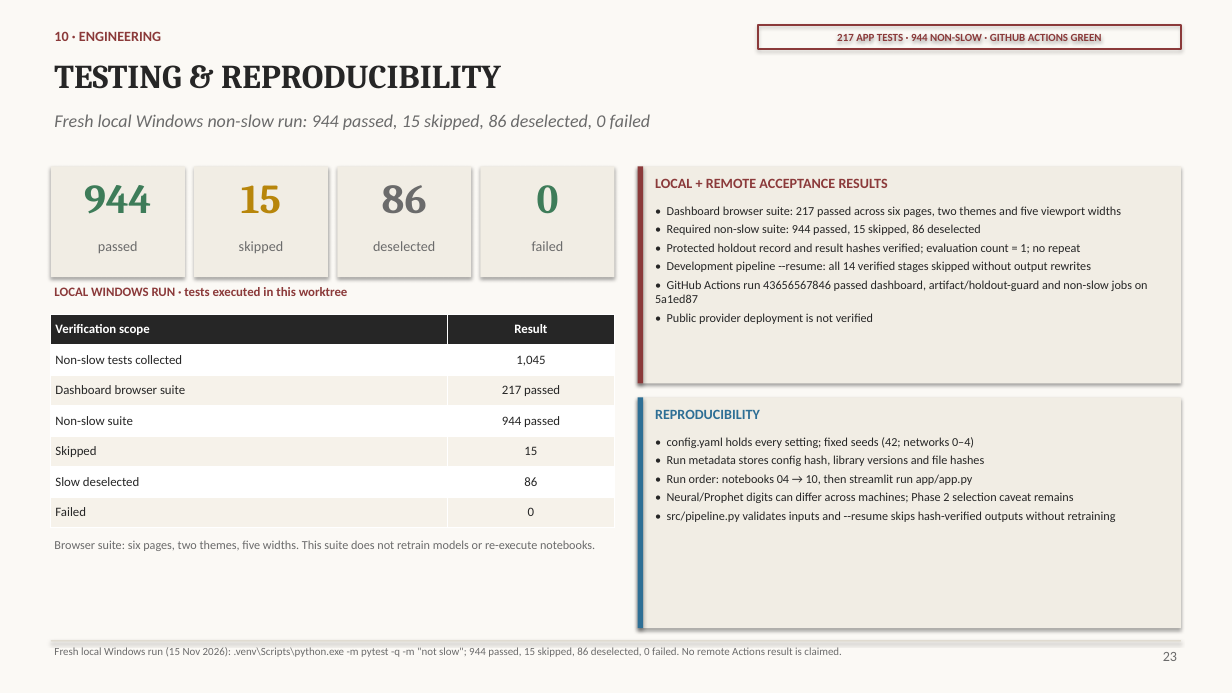
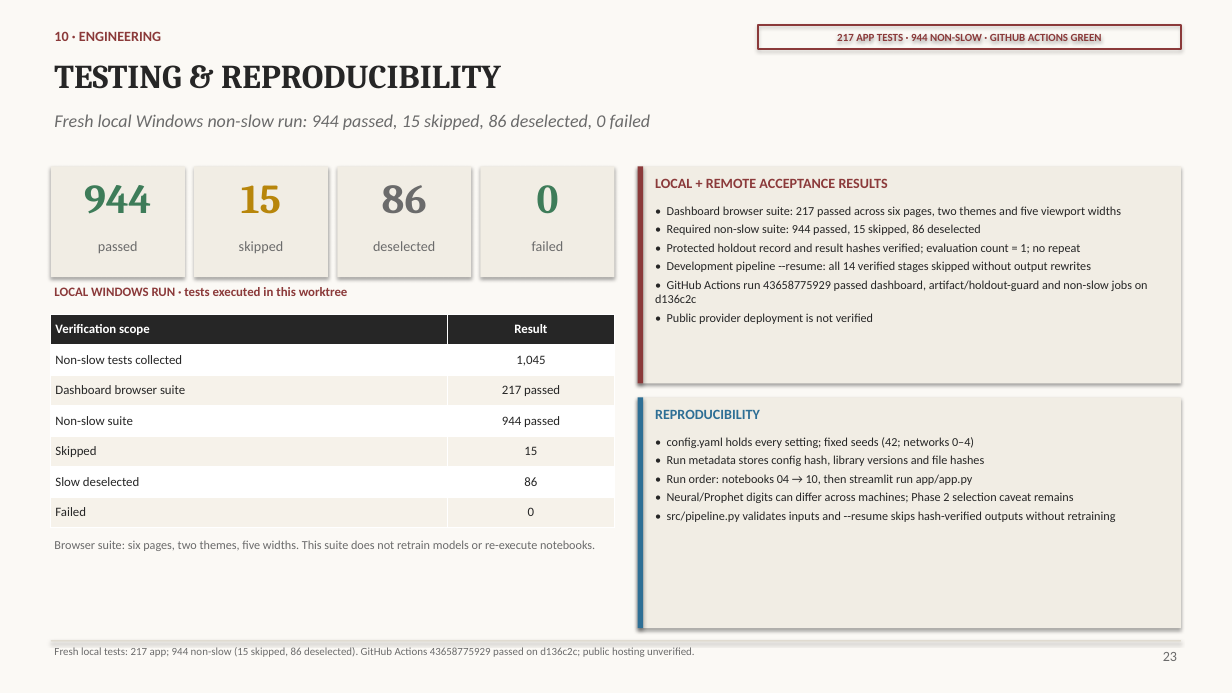
Before and after one commit to nitishhkr11/intermittent-retail-demand-forecasting, a slide deck: slide 23 of presentation/RiverDemand_Final_Project_Presentation_Final.pptx. Drawn at 1232x693 pixels with LibreOffice and Linux fonts; fonts in the diff are those of the drawing. Boxes give left, top, right and bottom in pixels: in the first picture for what was removed or moved away, otherwise in the second. Text is boxed around its words. In the diff, an @@ line names an element or a change of style, - is before the commit and + after.

```diff
--- a/presentation/RiverDemand_Final_Project_Presentation_Final.pptx
+++ b/presentation/RiverDemand_Final_Project_Presentation_Final.pptx
@@ text at (655,280,1148,303): text changed @@
-• GitHub Actions run 43656567846 passed dashboard, artifact/holdout-guard and non-slow jobs on 5a1ed87
+• GitHub Actions run 43658775929 passed dashboard, artifact/holdout-guard and non-slow jobs on d136c2c
@@ text at (54,647,695,657): text changed @@
-Fresh local Windows run (15 Nov 2026): .venv\Scripts\python.exe -m pytest -q -m "not slow"; 944 passed, 15 skipped, 86 deselected, 0 failed. No remote Actions result is claimed.
+Fresh local tests: 217 app; 944 non-slow (15 skipped, 86 deselected). GitHub Actions 43658775929 passed on d136c2c; public hosting unverified.
```
Also in this commit, not shown: 2 other slides changed, 10 other files.
